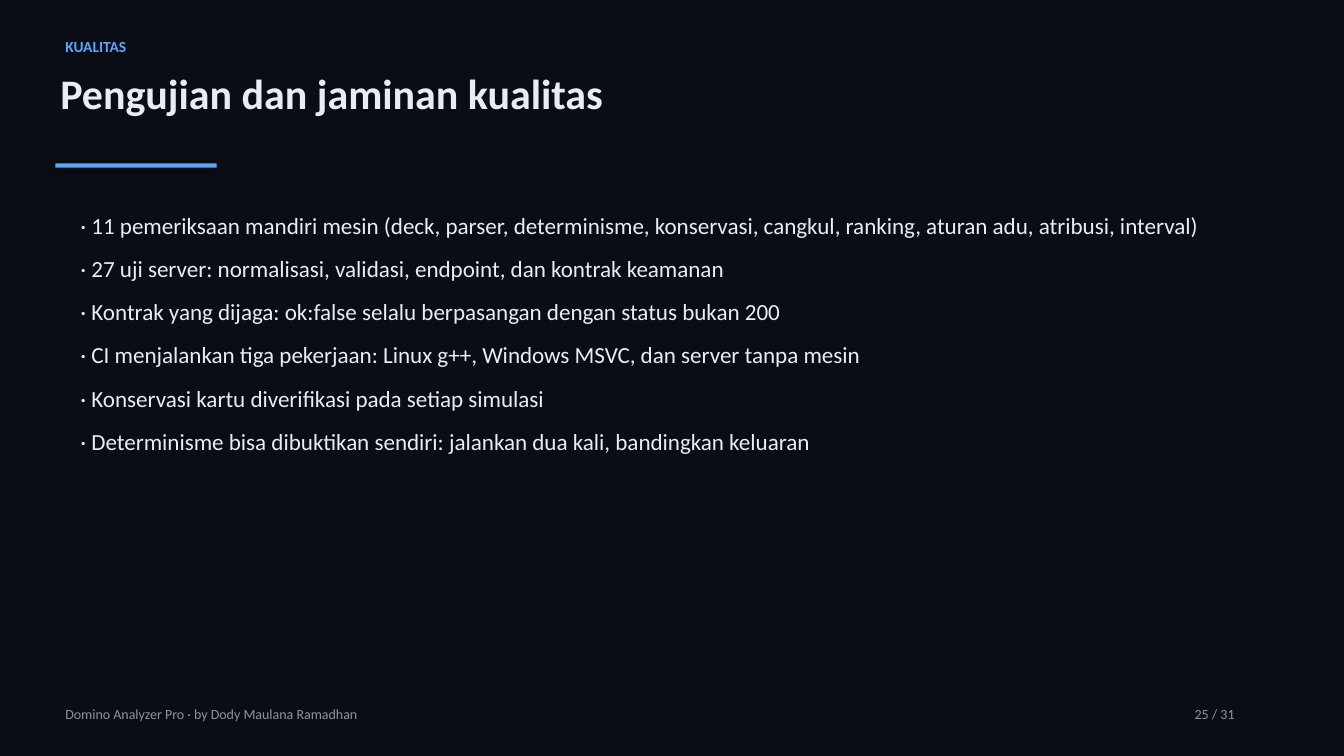
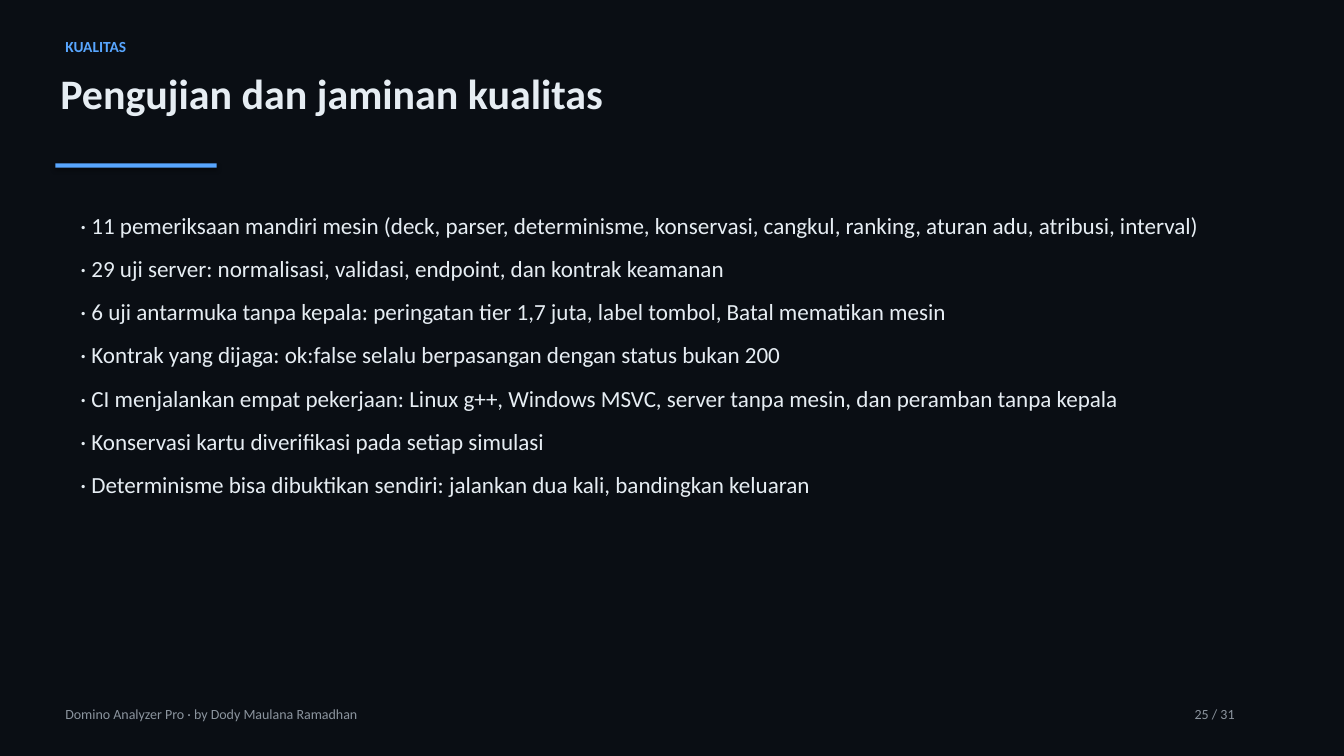
Before and after one commit to DodyMaulanaRamadhan/dominoanalisis, a slide deck: slide 25 of docs/Domino-Analyzer-Pro-Presentasi.pptx. Drawn at 1344x756 pixels with LibreOffice and Linux fonts; fonts in the diff are those of the drawing. Boxes give left, top, right and bottom in pixels: in the first picture for what was removed or moved away, otherwise in the second. Text is boxed around its words. In the diff, an @@ line names an element or a change of style, - is before the commit and + after.

Commit message:
Dokumentasi tier berat dan pengujian: buku, README, dokumen audit
Buku dokumentasi dibangun ulang (Markdown + PDF/DOCX/PPTX): panduan tier
1.700.000, variabel lingkungan DOMINO_THREADS / DOMINO_MAX_ENGINE /
DOMINO_ENGINE_WAIT, daftar alat audit, serta bagian pengujian yang kini
memuat 29 tes server, 8 tes paralel/determinisme, dan 6 uji antarmuka tanpa
kepala. README menambah jalur pengujian dan alat audit.

Baru: docs/audit-kualitas-kode.md — temuan audit (crash pool kosong, alokasi di
jalur panas, simulasi satu inti, antrean server, cache-first) beserta angka ukur
dan batasannya.

```diff
--- a/docs/Domino-Analyzer-Pro-Presentasi.pptx
+++ b/docs/Domino-Analyzer-Pro-Presentasi.pptx
@@ text at (91,261,945,324): text changed @@
-· 27 uji server: normalisasi, validasi, endpoint, dan kontrak keamanan
+· 29 uji server: normalisasi, validasi, endpoint, dan kontrak keamanan
+· 6 uji antarmuka tanpa kepala: peringatan tier 1,7 juta, label tombol, Batal mematikan mesin
@@ text at (91,391,1118,411): text changed @@
-· CI menjalankan tiga pekerjaan: Linux g++, Windows MSVC, dan server tanpa mesin
+· CI menjalankan empat pekerjaan: Linux g++, Windows MSVC, server tanpa mesin, dan peramban tanpa kepala
```
Also in this commit, not shown: 4 other slides changed, 13 other files.
